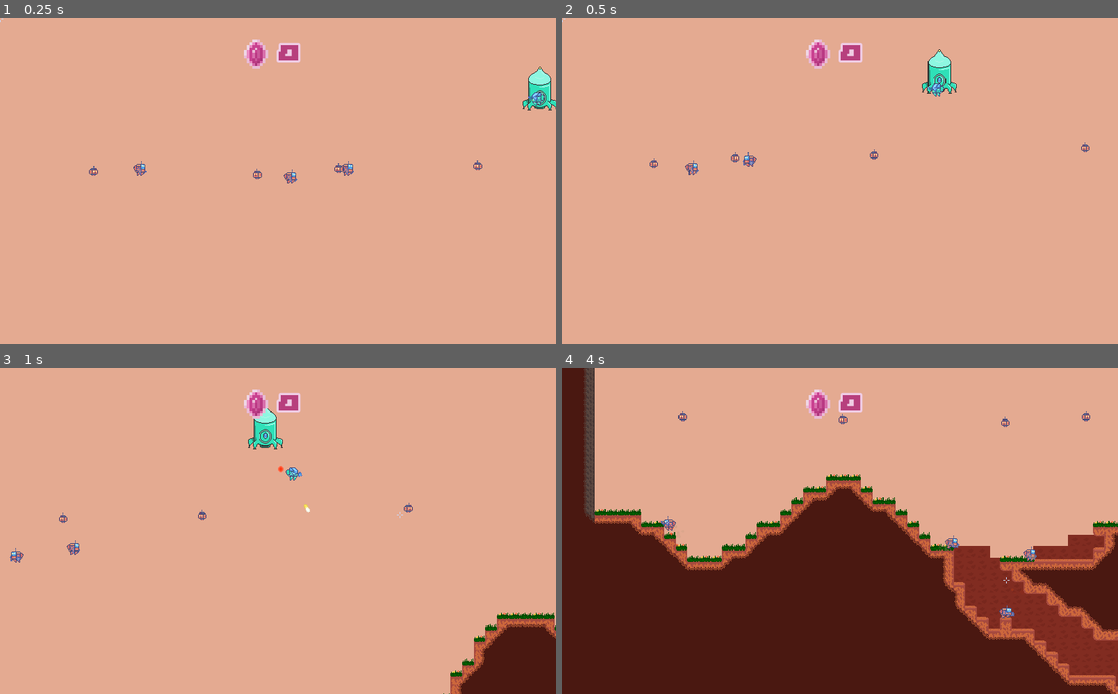
Above: before the commit, frames 1-4 (two rows, left to right).
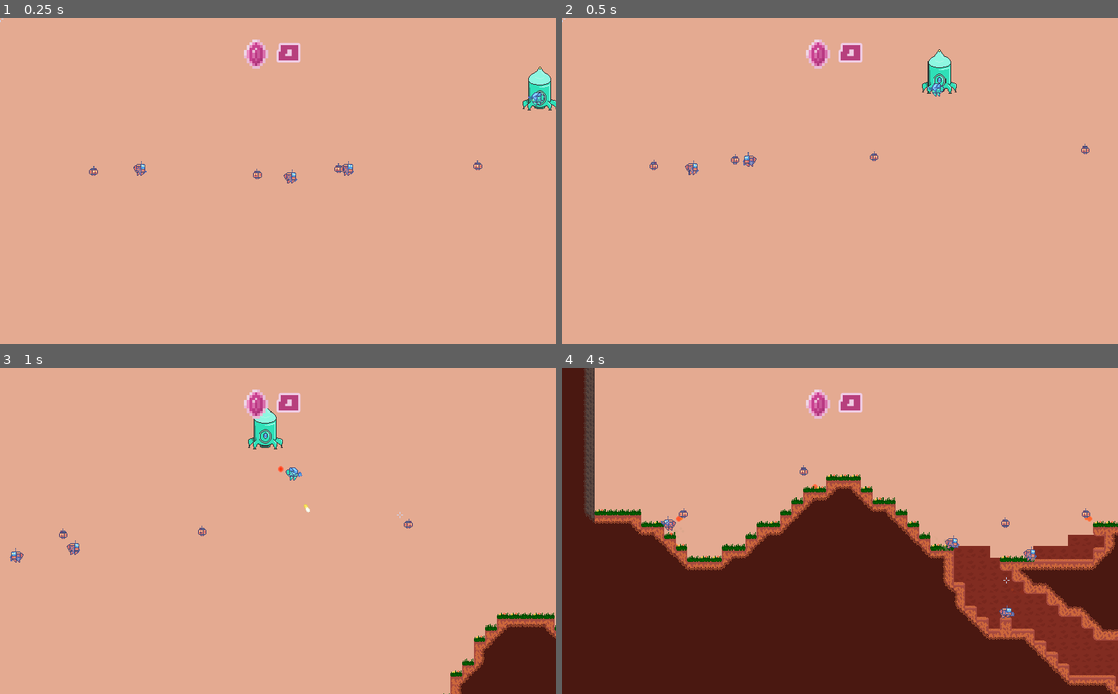
Above: after the commit, the same moments.

Repository: MichaelRRyan/Mecha-Miners
Game: Godot game, scene res://scenes/world/World.tscn
Same seed, same stepped clock (60 frames per second), same inputs: the game is played once before the commit and once after it.
Inputs (mouse positions are in pixels of both pictures, inside the frame that each line leads up to):
- Up to frame 1 (0.25 s): no input
- Up to frame 2 (0.5 s): no input
- Up to frame 3 (1 s): tap Enter at 0.5 s; move the mouse to (400, 514) at 0.52 s; press the mouse at (400, 514) at 0.53 s; hold D (move_right) from 0.53 s (still down); tap W (jump) at 0.77 s; right-click (400, 514) at 0.8 s
- Up to frame 4 (4 s): move the mouse to (728, 547) at 1.27 s; release D (move_right) at 1.28 s; release the mouse at (728, 547) at 1.28 s; hold A (move_left) 1.28-2.03 s; right-click (728, 547) at 1.35 s; tap W (jump) at 1.52, 3.02, 3.77 s; click (728, 547) at 1.55 s; move the mouse to (895, 459) at 2.02 s; press the mouse at (895, 459) at 2.03 s; hold D (move_right) 2.03-3.53 s; right-click (895, 459) at 2.3 s; move the mouse to (812, 596) at 2.77 s; release the mouse at (812, 596) at 2.78 s; right-click (812, 596) at 2.85 s; click (812, 596) at 3.05 s; move the mouse to (1006, 579) at 3.52 s; hold A (move_left) from 3.53 s (still down); hold P (ai_perspective) from 3.53 s (still down); right-click (1006, 579) at 3.8 s

Frame 1 is identical in both runs. In frame 2, 0.1% of the frame differs, in the area x 15-95%, y 38-47%; in frame 3, 0.2%; in frame 4, 0.3%, in the area x 19-96%, y 13-60%.

Commit message:
Added miner bot mining laser

Diff:
--- a/resources/sprite_frames/miner_bot_blue.tres
+++ b/resources/sprite_frames/miner_bot_blue.tres
@@ -15,7 +15,7 @@
 "frames": [ SubResource( 1 ) ],
 "loop": true,
 "name": "idle",
-"speed": 5.0
+"speed": 1.0
 }, {
 "frames": [ SubResource( 2 ) ],
 "loop": false,
--- a/scenes/ai/MinerBotController.tscn
+++ b/scenes/ai/MinerBotController.tscn
@@ -7,4 +7,5 @@
 script = ExtResource( 2 )
 
 [node name="GroundSensor" type="RayCast2D" parent="." index="3"]
+visible = false
 cast_to = Vector2( 0, 16 )
--- a/scenes/entities/Humanoid.tscn
+++ b/scenes/entities/Humanoid.tscn
@@ -2,10 +2,10 @@
 
 [ext_resource path="res://resources/sprite_frames/mecha_green.tres" type="SpriteFrames" id=1]
 [ext_resource path="res://scripts/entities/Entity.gd" type="Script" id=2]
-[ext_resource path="res://scenes/Gun.tscn" type="PackedScene" id=3]
+[ext_resource path="res://scenes/equipment/Gun.tscn" type="PackedScene" id=3]
 [ext_resource path="res://scenes/Jetpack.tscn" type="PackedScene" id=4]
 [ext_resource path="res://scripts/MechArms.gd" type="Script" id=5]
-[ext_resource path="res://scenes/Drill.tscn" type="PackedScene" id=6]
+[ext_resource path="res://scenes/equipment/Drill.tscn" type="PackedScene" id=6]
 [ext_resource path="res://scripts/animators/HumanoidAnimator.gd" type="Script" id=7]
 
 [sub_resource type="CapsuleShape2D" id=13]
--- a/scenes/entities/MinerBot.tscn
+++ b/scenes/entities/MinerBot.tscn
@@ -1,10 +1,11 @@
-[gd_scene load_steps=7 format=2]
+[gd_scene load_steps=8 format=2]
 
 [ext_resource path="res://scenes/entities/Entity.tscn" type="PackedScene" id=1]
 [ext_resource path="res://resources/sprite_frames/miner_bot_orange.tres" type="SpriteFrames" id=2]
 [ext_resource path="res://scenes/ai/MinerBotController.tscn" type="PackedScene" id=3]
 [ext_resource path="res://scenes/Jetpack.tscn" type="PackedScene" id=4]
 [ext_resource path="res://scripts/animators/MinerBotAnimator.gd" type="Script" id=5]
+[ext_resource path="res://scenes/equipment/MiningLaser.tscn" type="PackedScene" id=6]
 
 [sub_resource type="CapsuleShape2D" id=1]
 radius = 5.0
@@ -17,6 +18,7 @@
 script = ExtResource( 5 )
 
 [node name="CollisionShape2D" parent="." index="1"]
+visible = false
 position = Vector2( 0, -1 )
 shape = SubResource( 1 )
 
@@ -25,6 +27,8 @@
 [node name="Jetpack" parent="." index="4" instance=ExtResource( 4 )]
 velocity_multiplier = 3.0
 
+[node name="MiningLaser" parent="." index="5" instance=ExtResource( 6 )]
+
 [connection signal="damage_taken" from="." to="AnimatedSprite" method="_on_MinerBot_damage_taken"]
 [connection signal="sync_began" from="." to="AnimatedSprite" method="_on_MinerBot_sync_began"]
 [connection signal="sync_data_recieved" from="." to="AnimatedSprite" method="_on_MinerBot_sync_data_recieved"]
--- a/scenes/Drill.tscn
+++ b/scenes/equipment/Drill.tscn
@@ -1,18 +1,18 @@
 [gd_scene load_steps=3 format=2]
 
-[ext_resource path="res://assets/images/sprite_sheet.png" type="Texture" id=1]
-[ext_resource path="res://scripts/equipment/Drill.gd" type="Script" id=2]
+[ext_resource path="res://scripts/equipment/Drill.gd" type="Script" id=1]
+[ext_resource path="res://assets/images/sprite_sheet.png" type="Texture" id=2]
 
 [node name="Drill" type="Sprite"]
 position = Vector2( 6, 1 )
 z_index = -1
-texture = ExtResource( 1 )
+texture = ExtResource( 2 )
 offset = Vector2( 4, -1 )
 hframes = 2
 frame = 1
 region_enabled = true
-region_rect = Rect2( 32, 64, 32, 16 )
-script = ExtResource( 2 )
+region_rect = Rect2( 192, 32, 32, 16 )
+script = ExtResource( 1 )
 automatic = true
 
 [node name="RayCast2D" type="RayCast2D" parent="."]
--- a/scenes/Gun.tscn
+++ b/scenes/equipment/Gun.tscn
@@ -8,7 +8,7 @@
 offset = Vector2( 4, -1 )
 hframes = 2
 region_enabled = true
-region_rect = Rect2( 32, 80, 32, 16 )
+region_rect = Rect2( 192, 48, 32, 16 )
 script = ExtResource( 1 )
 
 [node name="Tip" type="Node2D" parent="."]
--- /dev/null
+++ b/scenes/equipment/MiningLaser.tscn
@@ -0,0 +1,10 @@
+[gd_scene load_steps=2 format=2]
+
+[ext_resource path="res://scripts/equipment/MiningLaser.gd" type="Script" id=1]
+
+[node name="MiningLaser" type="Node2D"]
+position = Vector2( 2.5, -5 )
+script = ExtResource( 1 )
+
+[node name="RayCast2D" type="RayCast2D" parent="."]
+cast_to = Vector2( 32, 0 )
--- a/scripts/ai/MinerBotController.gd
+++ b/scripts/ai/MinerBotController.gd
@@ -1,7 +1,19 @@
 extends "res://scripts/ai/AIController.gd"
 
 # The maximum downward velocity before the bot will try to slow itself.
-export(float) var max_velocity_y = 60.0
+export(float) var max_velocity_y = 100.0
+
+
+#-------------------------------------------------------------------------------
+func _ready():
+	._ready()
+	call_deferred("_equip_laser")
+
+
+#-------------------------------------------------------------------------------
+func _equip_laser():
+	var laser = subject.find_node("MiningLaser")
+	subject.equip(laser)
 
 
 #-------------------------------------------------------------------------------
--- a/scripts/ai/behaviours/DestroyCellBehaviour.gd
+++ b/scripts/ai/behaviours/DestroyCellBehaviour.gd
@@ -8,7 +8,6 @@
 
 var _target_cell = Vector2.ZERO
 var _previous_target = null
-var _mech_arms = null
 
 
 #-------------------------------------------------------------------------------
@@ -28,9 +27,9 @@
 	_previous_target = _brain.subject.get_target()
 	_brain.subject.set_target(_terrain.map_to_world_centred(_target_cell))
 
-	_mech_arms = _brain.subject.find_node("Arms")
-	if _mech_arms == null:
-		print_debug("Unable to find mech arms node")
+	var equipment_count = _brain.subject.get_drill_count() + _brain.subject.get_gun_count()
+	if equipment_count == 0:
+		print_debug("No suitable equipment found.")
 		_brain.subject.set_target(_previous_target)
 		_brain.pop_behaviour()
 
@@ -38,8 +37,8 @@
 #-------------------------------------------------------------------------------
 func _process(_delta : float) -> void:
 	if _active:
-		_mech_arms.equipped1.activate()
-		_mech_arms.equipped2.activate()
+		_brain.subject.mine()
+		_brain.subject.attack()
 
 		if _terrain.is_empty(_target_cell):
 			_brain.subject.set_target(_previous_target)
--- a/scripts/entities/Entity.gd
+++ b/scripts/entities/Entity.gd
@@ -34,6 +34,8 @@
 
 var inventory : Inventory = Inventory.new()
 var equipped : Array = [] # Array<Tool>
+var _drills : Array = [] # Array<Tool>
+var _guns : Array = [] # Array<Tool>
 
 onready var LandingParticleScene = preload("res://scenes/BulletHitParticle.tscn")
 
@@ -100,9 +102,37 @@
 
 
 # -----------------------------------------------------------------------------
-func equip(new_tool : Tool):
+func equip(new_tool : Tool) -> void:
 	equipped.append(new_tool)
 	new_tool.set_holder(self)
+
+	if Tool.Type.DRILL == new_tool.tool_type:
+		_drills.append(new_tool)
+
+	elif Tool.Type.GUN == new_tool.tool_type:
+		_guns.append(new_tool)
+
+
+# -----------------------------------------------------------------------------
+func mine() -> void:
+	for drill in _drills:
+		drill.activate()
+
+
+# -----------------------------------------------------------------------------
+func attack() -> void:
+	for gun in _guns:
+		gun.activate()
+
+
+# -----------------------------------------------------------------------------
+func get_drill_count() -> int:
+	return _drills.size()
+
+
+# -----------------------------------------------------------------------------
+func get_gun_count() -> int:
+	return _drills.size()
 
 
 # -----------------------------------------------------------------------------
--- /dev/null
+++ b/scripts/equipment/MiningLaser.gd
@@ -0,0 +1,63 @@
+extends Tool
+
+onready var _raycast : RayCast2D = $RayCast2D
+var _mining = true
+var _mining_last_frame = true
+
+
+# -----------------------------------------------------------------------------
+# An override of the Tool base class's activate method.
+func activate():
+	var target = _holder.get_target()
+	var dist = target - global_position
+
+	if _holder.position.x < target.x:
+		position.x = abs(position.x)
+	else:
+		position.x = -abs(position.x)
+
+	_raycast.cast_to = dist
+	_raycast.force_raycast_update()
+
+	if _raycast.is_colliding():
+		var collider = _raycast.get_collider()
+
+		if collider.get_parent() != null and collider.get_parent().is_in_group("terrain"):
+			collider = collider.get_parent()
+
+			var normal = _raycast.get_collision_normal()
+
+			# Gets the terrain as a tilemap.
+			var terrain : Terrain = collider
+
+			# Works out the position of the tile hit.
+			var collision_point = _raycast.get_collision_point()
+			var tile_pos = terrain.world_to_map(terrain.to_local(
+				collision_point - normal * 0.5))
+
+			# Tells the terrain to damage that tile.
+			terrain.damage_tile(tile_pos, 0.2)
+
+			_mining = true
+			update()
+
+
+# -----------------------------------------------------------------------------
+func _draw():
+	if _mining or _mining_last_frame:
+		draw_line(Vector2.ZERO, $RayCast2D.cast_to, Color.red, 1.5)
+
+
+# -----------------------------------------------------------------------------
+func _process(_delta):
+	_mining_last_frame = _mining
+	_mining = false
+	update()
+
+
+# -----------------------------------------------------------------------------
+func _ready():
+	tool_type = Type.DRILL
+
+
+# -----------------------------------------------------------------------------
